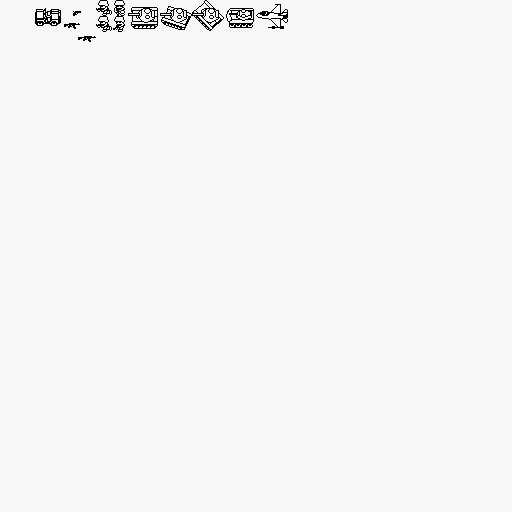
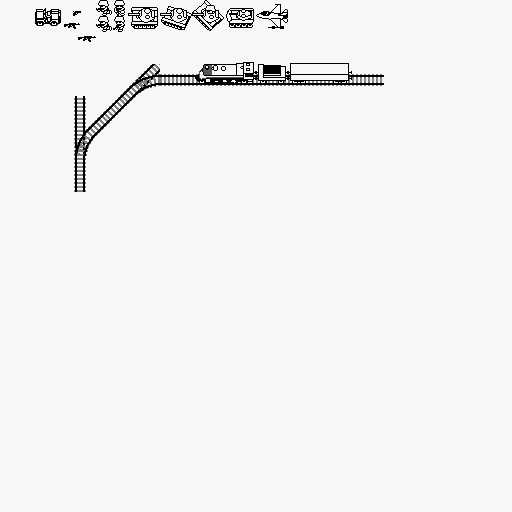
Before/after of a 512×512 layered artwork. What changed in the layer stack:
showed "TopLayer" over [206, 5, 216, 14]
painted on "UpperLayer" over [204, 80, 234, 83]
added layer "MiddleLayer" above "LowerLayer" over [195, 62, 352, 84]
painted on "LowerLayer" over [74, 11, 271, 192]
painted on "LowestLayer" over [74, 74, 384, 160]
